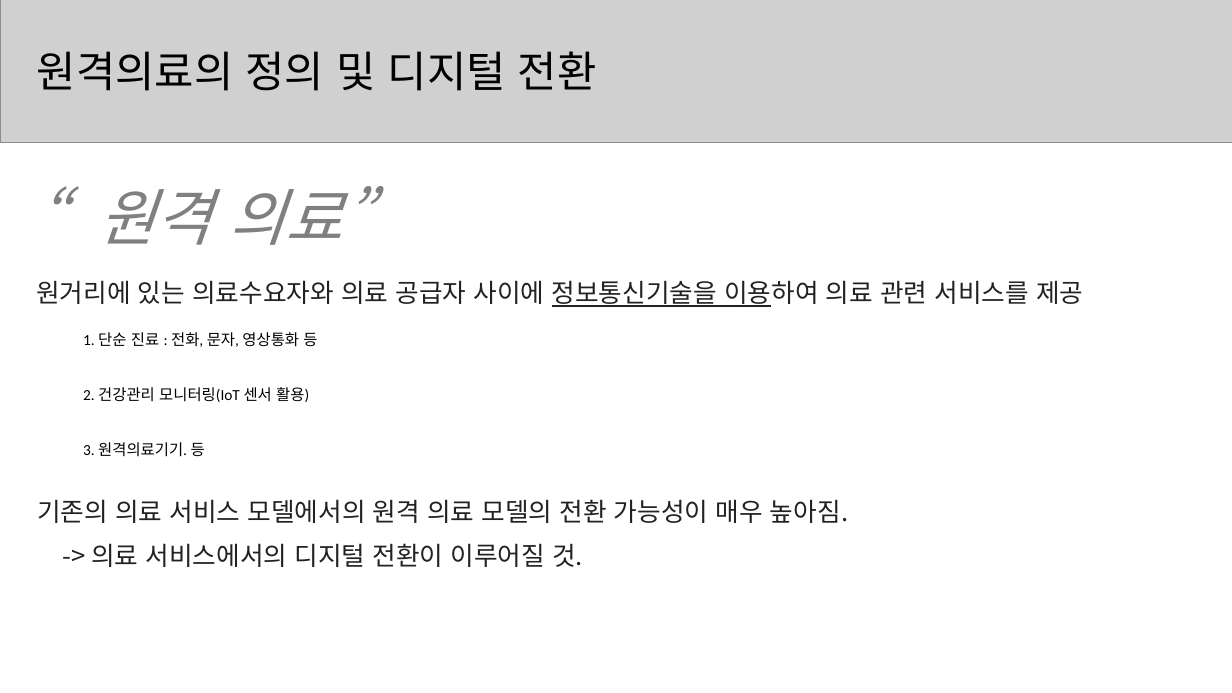
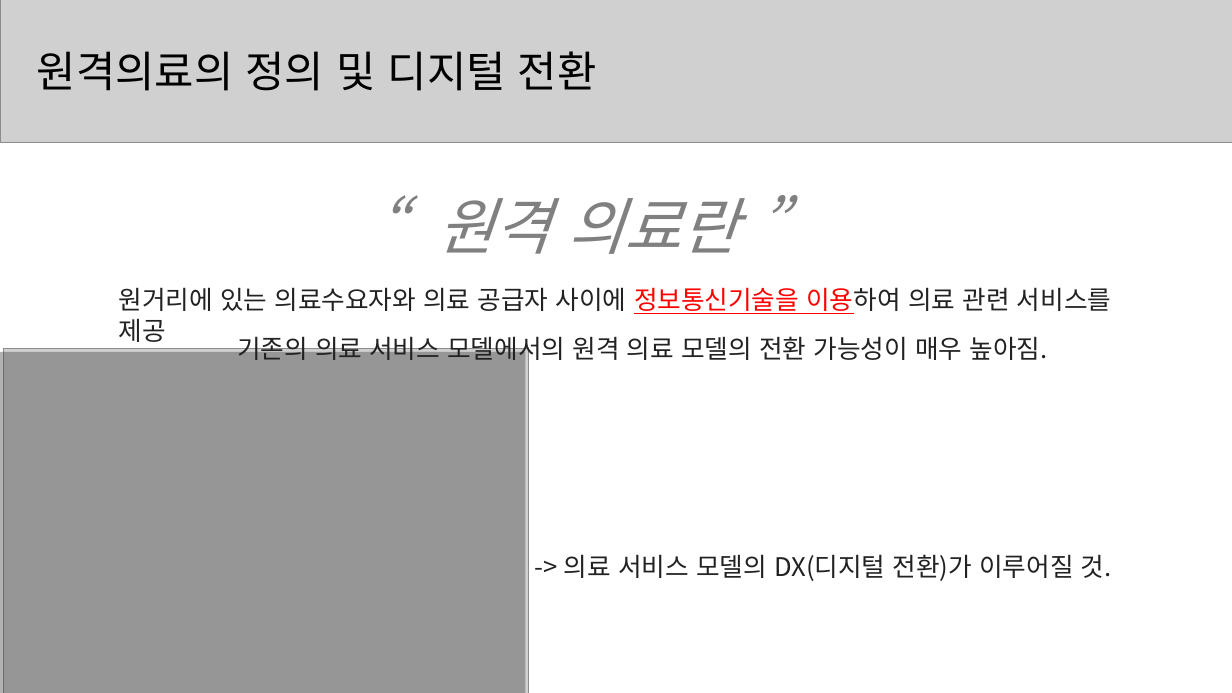
Before and after one commit to zdlghtjdz/codingtest, a slide deck: slide 3 of 공채관련_자료/농심 NDS/NDS 임원 면접 초안2.pptx. Drawn at 1232x693 pixels with LibreOffice and Linux fonts; fonts in the diff are those of the drawing; grey boxes stand for pictures. Boxes give left, top, right and bottom in pixels: in the first picture for what was removed or moved away, otherwise in the second. Text is boxed around its words. In the diff, an @@ line names an element or a change of style, - is before the commit and + after.

```diff
--- a/공채관련_자료/농심 NDS/NDS 임원 면접 초안2.pptx
+++ b/공채관련_자료/농심 NDS/NDS 임원 면접 초안2.pptx
@@ text at (437,198,738,254): text changed @@
-“원격 의료”
+“원격 의료란 ”
@@ text "원거리에 있는 의료수요자와 의료 공급자 ...": place and size @@
-text "원거리에 있는 의료수요자와 의료 공급자 ..." at (36,280,1083,307)
+text "원거리에 있는 의료수요자와 의료 공급자 ..." at (119,287,1111,314)
@@ text "원거리에 있는 의료수요자와 의료 공급자 ..." at (119,287,1111,314): text colour #222222 to #FF0000 in "정보통신기술을 이용하여" @@
@@ rectangle added at (0,352,525,693), fill #404040 at 40% opacity @@
@@ picture added at (3,349,529,693) @@
@@ text removed at (83,332,317,347) @@
-1. 단순 진료 : 전화, 문자, 영상통화 등
@@ text "기존의 의료 서비스 모델에서의 원격 ..." rewrapped from (37,499,848,523) to (237,332,1048,365) @@
@@ text removed at (83,387,309,402) @@
-2. 건강관리 모니터링(IoT 센서 활용)
@@ text removed at (83,442,205,457) @@
-3. 원격의료기기. 등
@@ text at (564,554,1112,581): text changed @@
--> 의료 서비스에서의 디지털 전환이 이루어질 것.
+-> 의료 서비스 모델의 DX(디지털 전환)가 이루어질 것.
```
Also in this commit, not shown: 3 other slides changed, 1 other file.
